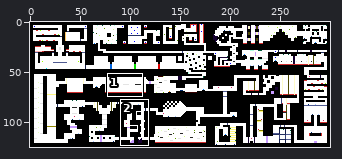
File history of a sprite sheet, res/world/worldh.png. Above, an overview of the earlier version with the close-up marked.
Close-up. Before the commit:
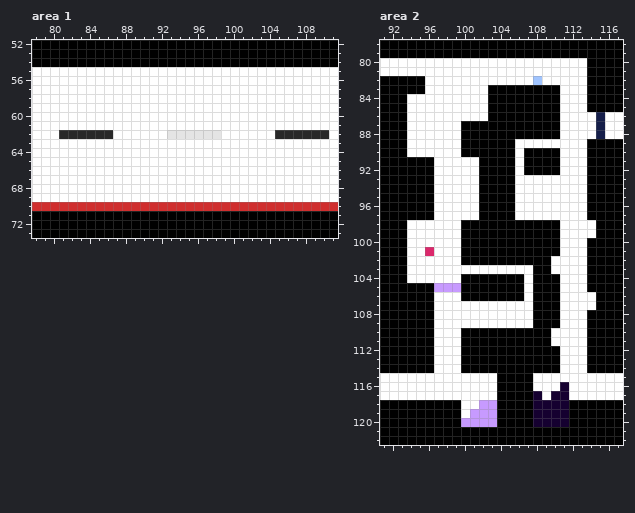
The file is 300x125 pixels. Colours within 5 levels of each other are drawn and written as one. Shown: area 1: x 78..111, y 52..73; area 2: x 91..117, y 78..122. The commit also changed other parts of the picture, which this record leaves out.
New version:
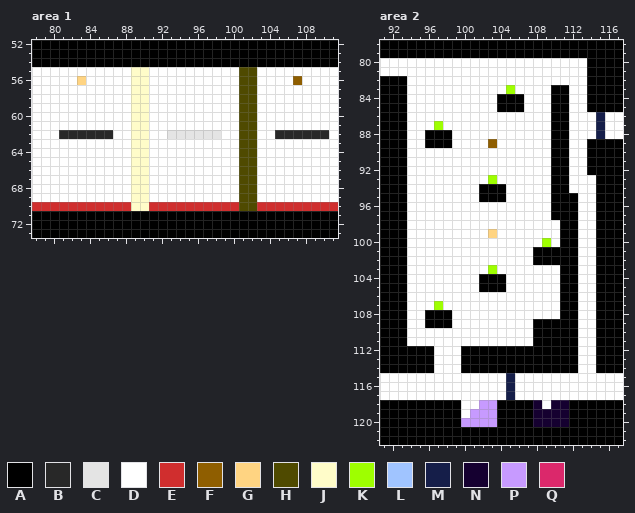
Palette (. is transparent): A #000000  B #282828  C #e4e4e4  D #ffffff  E #d02e2e  F #8f5e00  G #ffd482  H #4f4a00  J #fffcc9  K #9eff00  L #a0c4ff  M #151e49  N #150030  P #c79aff  Q #db286b
The exact change:
Area 1:
y 55: x 89..90 DD -> JJ; x 101..102 DD -> HH
y 56: x 83 D -> G; x 89..90 DD -> JJ; x 101..102 DD -> HH; x 107 D -> F
y 57..69: x 89..90 DD -> JJ; x 101..102 DD -> HH
y 70: x 89..90 EE -> JJ; x 101..102 EE -> HH
Area 2:
y 82: x 94..95 AA -> DD; x 108 L -> D
y 83: x 94..95 AA -> DD; x 103..109 AAAAAAA -> DDKDDDD; x 111 D -> A
y 84..85: x 103 A -> D; x 107..109 AAA -> DDD; x 111 D -> A
y 86: x 103..109 AAAAAAA -> DDDDDDD; x 111 D -> A
y 87: x 97 D -> K; x 100..109 AAAAAAAAAA -> DDDDDDDDDD; x 111 D -> A
y 88: x 96..98 DDD -> AAA; x 100..109 AAAAAAAAAA -> DDDDDDDDDD; x 111 D -> A
y 89: x 96..98 DDD -> AAA; x 100..105 AAAAAA -> DDDFDD; x 110..111 DD -> AA
y 90: x 100..105 AAAAAA -> DDDDDD; x 107..109 AAA -> DDD; x 111 D -> A
y 91..92: x 94..96 AAA -> DDD; x 102..105 AAAA -> DDDD; x 107..109 AAA -> DDD; x 111 D -> A
y 93: x 94..96 AAA -> DDD; x 102..105 AAAA -> DKDD; x 110..111 DD -> AA; x 114 A -> D
y 94: x 94..96 AAA -> DDD; x 105 A -> D; x 110..111 DD -> AA; x 114 A -> D
y 95: x 94..96 AAA -> DDD; x 105 A -> D; x 110..112 DDD -> AAA; x 114 A -> D
y 96..97: x 94..96 AAA -> DDD; x 102..105 AAAA -> DDDD; x 110..112 DDD -> AAA; x 114 A -> D
y 98: x 100..112 AAAAAAAAAAADD -> DDDDDDDDDDDAA
y 99: x 100..112 AAAAAAAAAAADD -> DDDGDDDDDDDAA
y 100: x 100..112 AAAAAAAAAAADD -> DDDDDDDDDKDAA; x 114 A -> D
y 101: x 96 Q -> D; x 100..107 AAAAAAAA -> DDDDDDDD; x 111..112 DD -> AA; x 114 A -> D
y 102: x 100..107 AAAAAAAA -> DDDDDDDD; x 110..112 DDD -> AAA; x 114 A -> D
y 103: x 103 D -> K; x 108..109 AA -> DD; x 111..112 DD -> AA; x 114 A -> D
y 104: x 100..101 AA -> DD; x 105..106 AA -> DD; x 108..112 AAADD -> DDDAA; x 114 A -> D
y 105: x 94..101 AAAPPPAA -> DDDDDDDD; x 105..106 AA -> DD; x 108..112 AAADD -> DDDAA; x 114 A -> D
y 106: x 94..96 AAA -> DDD; x 100..106 AAAAAAA -> DDDDDDD; x 108..112 AAADD -> DDDAA
y 107: x 94..97 AAAD -> DDDK; x 108..112 AAADD -> DDDAA
y 108: x 94..95 AA -> DD; x 97..98 DD -> AA; x 108..112 AAADD -> DDDAA; x 114 A -> D
y 109: x 94..95 AA -> DD; x 97..98 DD -> AA; x 111..112 DD -> AA; x 114 A -> D
y 110..111: x 94..96 AAA -> DDD; x 100..107 AAAAAAAA -> DDDDDDDD; x 110..112 DDD -> AAA; x 114 A -> D
y 112..114: x 111..112 DD -> AA; x 114 A -> D
y 115: x 104..107 AAAA -> DMDD
y 116: x 104..107 AAAA -> DMDD; x 111 N -> D
y 117: x 104..108 AAAAN -> DMDDD; x 110..111 NN -> DD
y 118: x 109 N -> D
